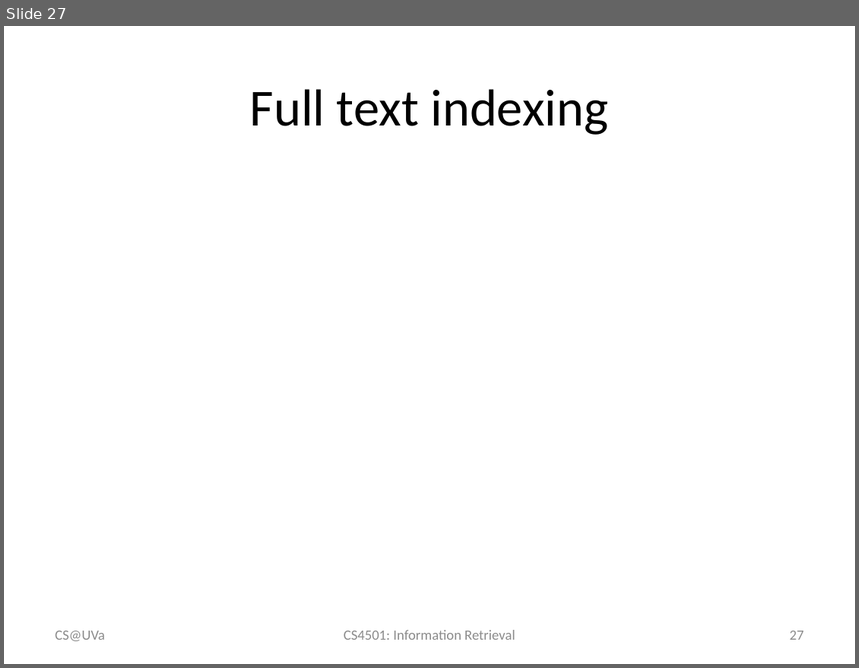
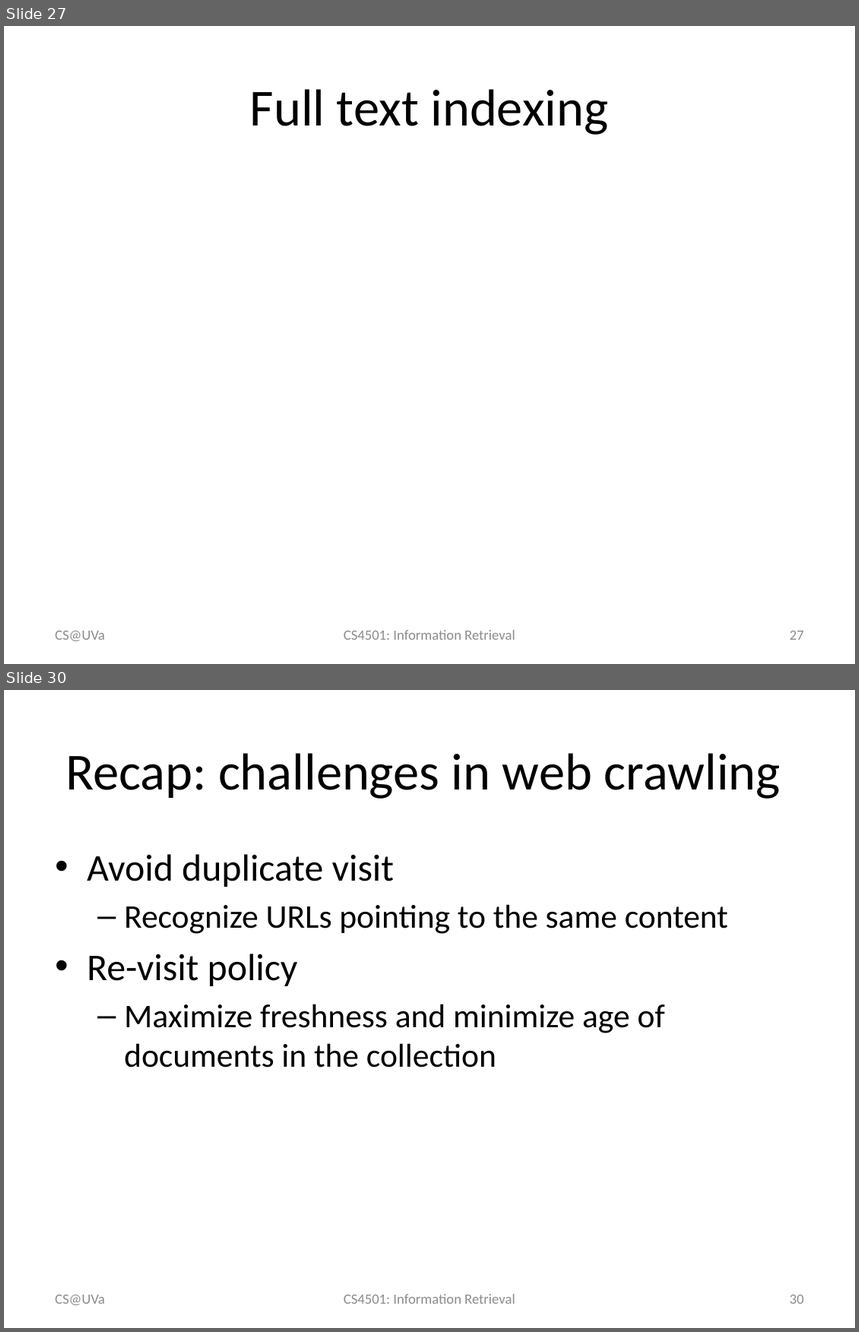
Before and after one commit to wang296/IR2015, a slide deck: docs/Crawler and Text Analysis.pptx. Shown one above the other, each under a label of ours: slide 27 before the commit, slides 27 and 30 after it; the slides between them are not shown. The pictures are 859x668 and 859x1332 pixels, drawn with LibreOffice and Linux fonts; fonts in the diff are those of the drawing; grey boxes stand for pictures. Boxes give left, top, right and bottom in pixels: in the first picture for what was removed or moved away, otherwise in the second. Text is boxed around its words. In the diff, an @@ line names an element or a change of style, - is before the commit and + after.

```diff
--- a/docs/Crawler and Text Analysis.pptx
+++ b/docs/Crawler and Text Analysis.pptx
@@ slide 30 added at (4,690,855,1328), background #FFFFFF @@
@@ title added at (66,753,781,799), 44 pt, text #000000 @@
+Recap: challenges in web crawling
@@ text added at (87,854,728,1068), 28 pt, text #000000 @@
+• Avoid duplicate visit
+  – Recognize URLs pointing to the same content
+• Re-visit policy
+  – Maximize freshness and minimize age of documents in the collection
@@ text added at (55,1295,105,1306), 12 pt, text #8C8C8C @@
+CS@UVa
@@ text added at (344,1294,515,1304), 12 pt, text #8C8C8C @@
+CS4501: Information Retrieval
@@ page number added at (790,1295,804,1304), 12 pt, text #8C8C8C @@
+30
```
Also in this commit, not shown: 2 slides changed, 6 other slides added, 4 other files.
